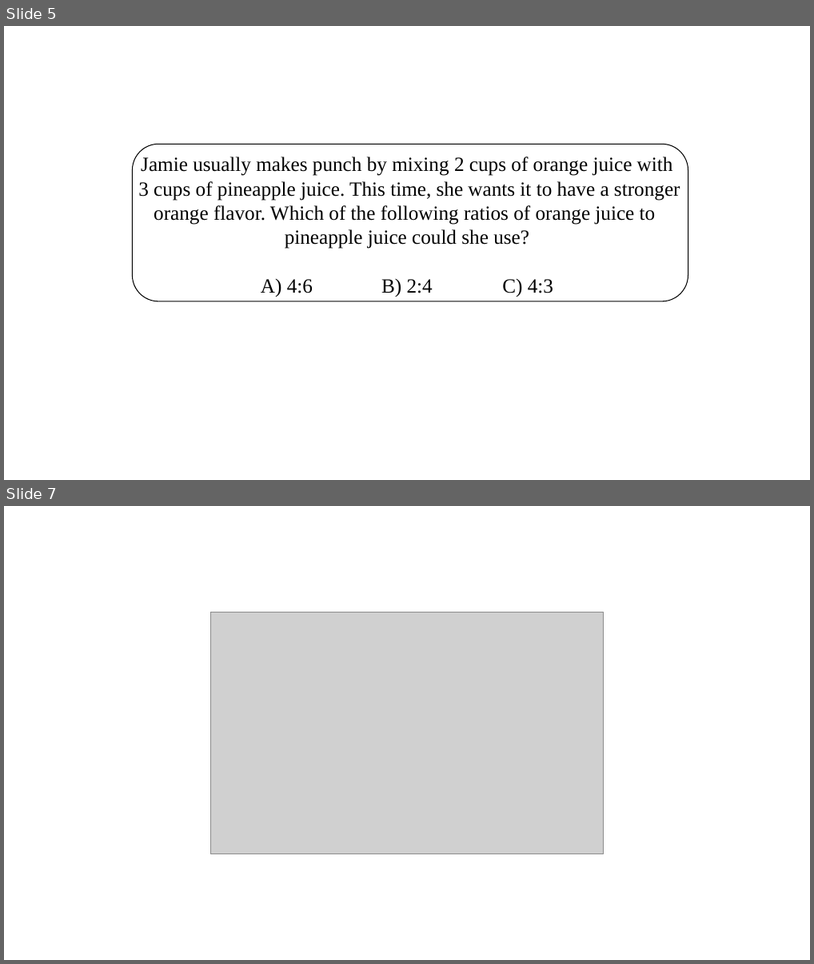
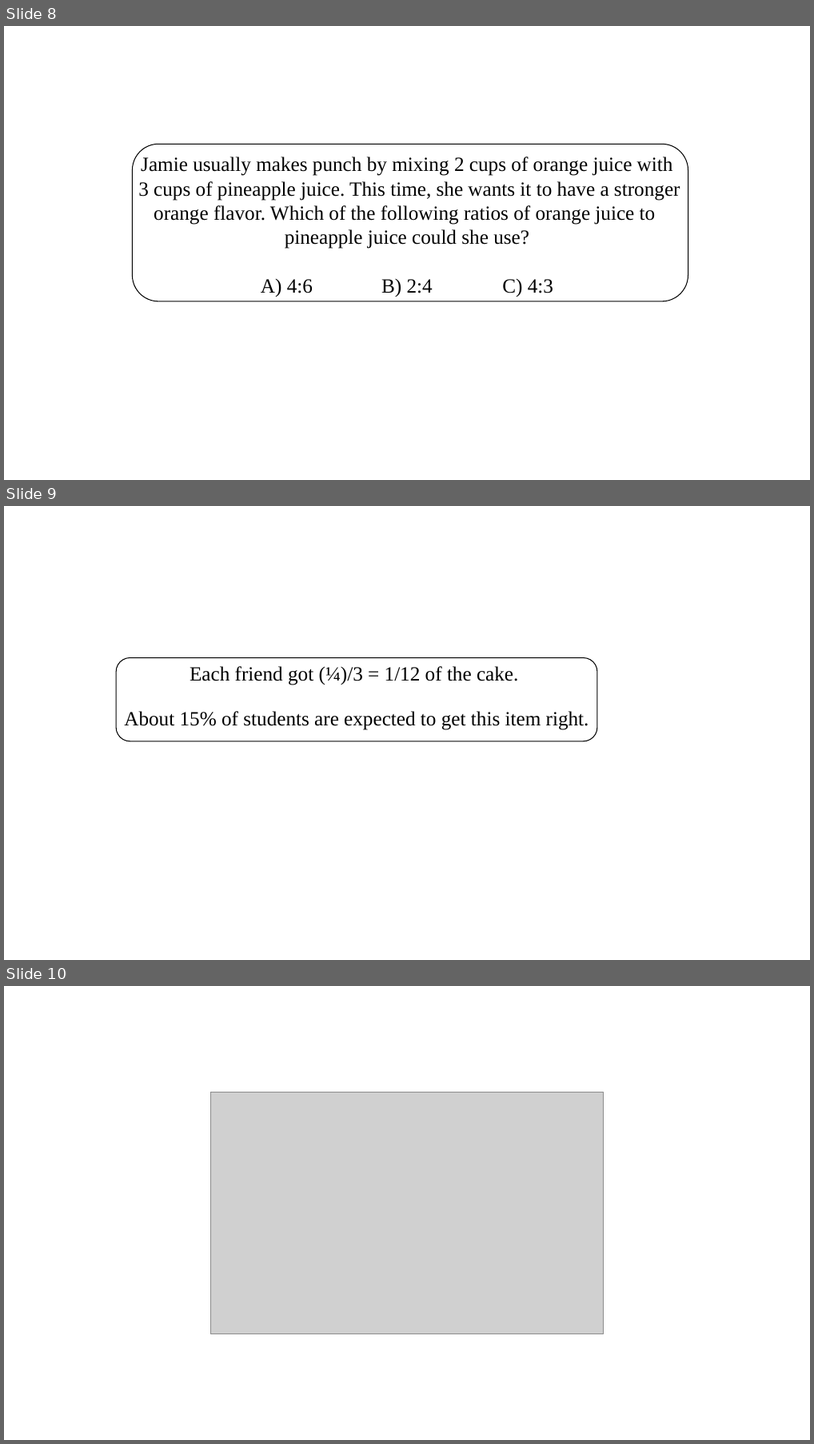
Before and after one commit to REMCU/crg-prototype, a slide deck: src/images/Frac LP Images.pptx. Shown one above the other, each under a label of ours: slides 5 and 7 before the commit, slides 8, 9 and 10 after it; the slides between them are not shown. The pictures are 814x964 and 814x1444 pixels, drawn with LibreOffice and Linux fonts; fonts in the diff are those of the drawing; grey boxes stand for pictures. Boxes give left, top, right and bottom in pixels: in the first picture for what was removed or moved away, otherwise in the second. Text is boxed around its words. In the diff, an @@ line names an element or a change of style, - is before the commit and + after.

```diff
--- a/src/images/Frac LP Images.pptx
+++ b/src/images/Frac LP Images.pptx
@@ slide 9 added at bbox=[4, 506, 810, 960], background #FFFFFF @@
@@ rounded rectangle added at bbox=[116, 658, 598, 741], outline #000000 1 pt @@
@@ text added at bbox=[190, 666, 518, 685], 24 pt, text #000000 @@
+Each friend got (¼)/3 = 1/12 of the cake.
@@ text added at bbox=[124, 711, 590, 730], 24 pt, text #000000 @@
+About 15% of students are expected to get this item right.
@@ what was slide 5 is now slide 8 @@
@@ what was slide 7 is now slide 10 @@
```
Also in this commit, not shown: 3 other slides added, 1 slide removed, 11 other files.
